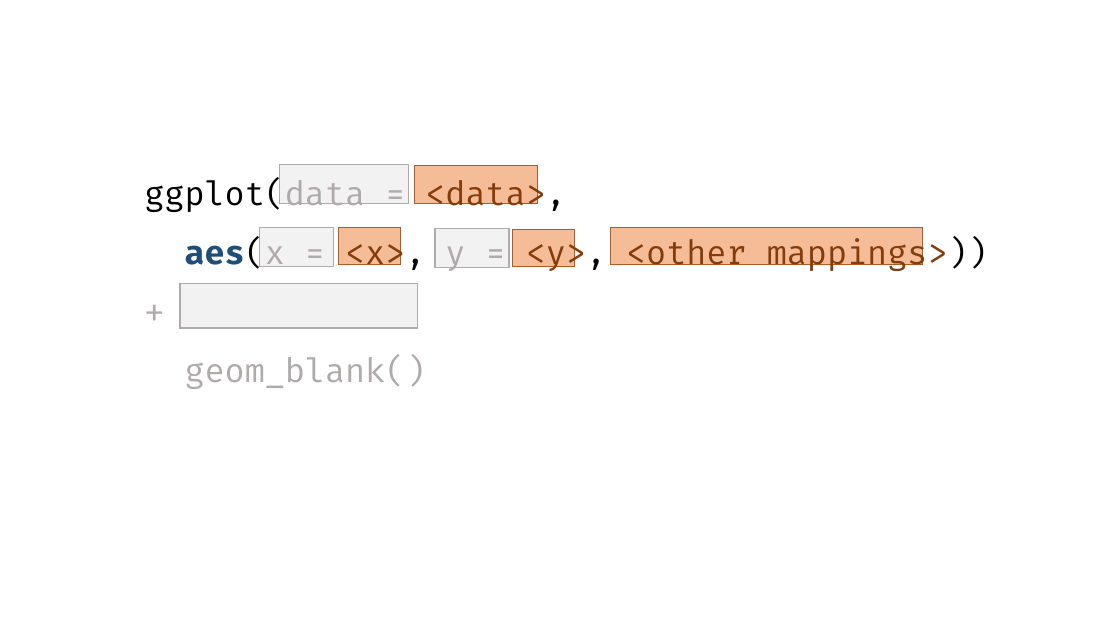
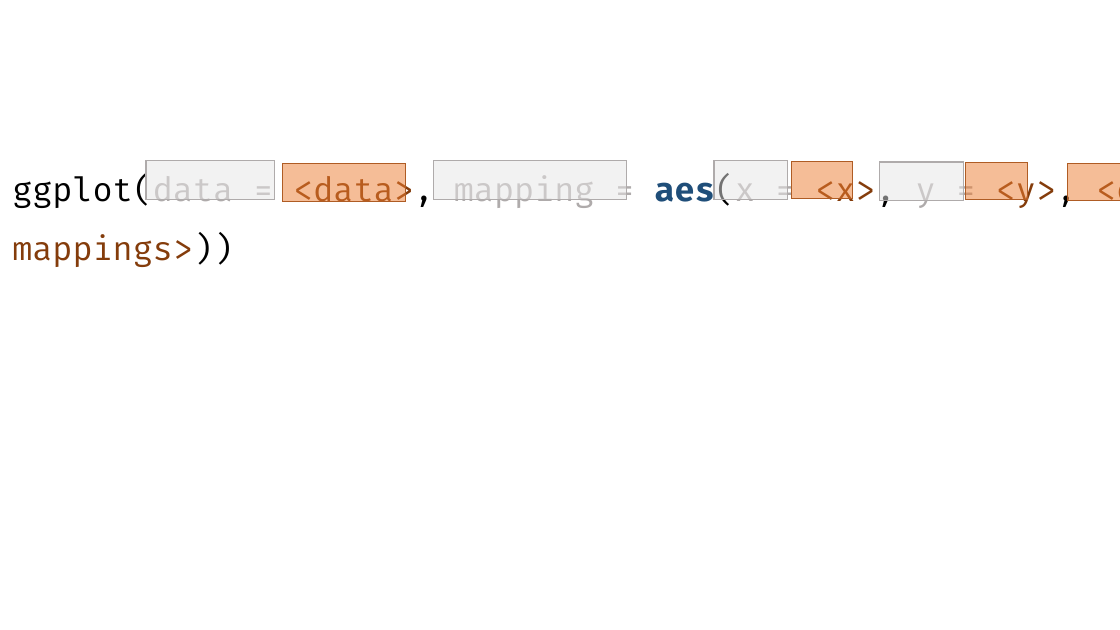
Before and after one commit to emitanaka/biometrics2019, a slide deck: slide 4 of images/images.pptx. Drawn at 1120x630 pixels with LibreOffice and Linux fonts; fonts in the diff are those of the drawing. Boxes give left, top, right and bottom in pixels: in the first picture for what was removed or moved away, otherwise in the second. Text is boxed around its words. In the diff, an @@ line names an element or a change of style, - is before the commit and + after.

```diff
--- a/images/images.pptx
+++ b/images/images.pptx
@@ text at box(12, 175, 1076, 267): text changed @@
-ggplot(data = <data>,
-aes(x = <x>, y = <y>, <other mappings>)) +
-geom_blank()
+ggplot(data = <data>, mapping = aes(x = <x>, y = <y>, <other mappings>))
@@ rectangle: place and size @@
-rectangle at box(280, 165, 408, 203)
+rectangle at box(146, 160, 275, 199)
@@ rectangle: place and size @@
-rectangle at box(414, 166, 537, 203)
+rectangle at box(283, 163, 406, 201)
@@ rectangle: place and size @@
-rectangle at box(260, 228, 334, 266)
+rectangle at box(434, 160, 627, 199)
@@ rectangle added at box(714, 160, 788, 199), fill #E7E6E6 at 50% opacity, outline #AFABAB 1 pt @@
@@ rectangle: place and size @@
-rectangle at box(339, 228, 400, 265)
+rectangle at box(791, 161, 853, 198)
@@ rectangle: place and size @@
-rectangle at box(435, 229, 509, 267)
+rectangle at box(880, 162, 963, 201)
@@ rectangle: place and size @@
-rectangle at box(513, 229, 574, 266)
+rectangle at box(966, 163, 1028, 200)
@@ rectangle: place and size @@
-rectangle at box(611, 228, 923, 265)
+rectangle at box(1068, 163, 1120, 200)
@@ rectangle removed at box(180, 284, 417, 329) @@
```
Also in this commit, not shown: 3 other slides changed, 2 slides added, 47 other files.
